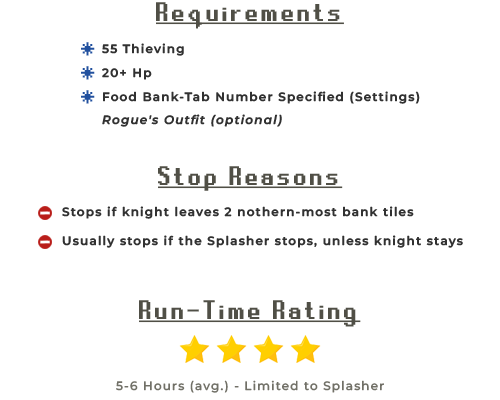
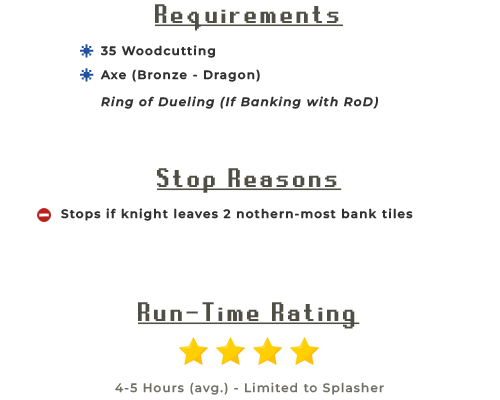
Layered file, before and after one edit (500x400). Changes by layer:
showed group "Cwars_Teaks" (20 layers) over [left=37, top=4, right=413, bottom=395]
hid group "Ardy_Knights" (24 layers) over [left=38, top=2, right=463, bottom=393]
